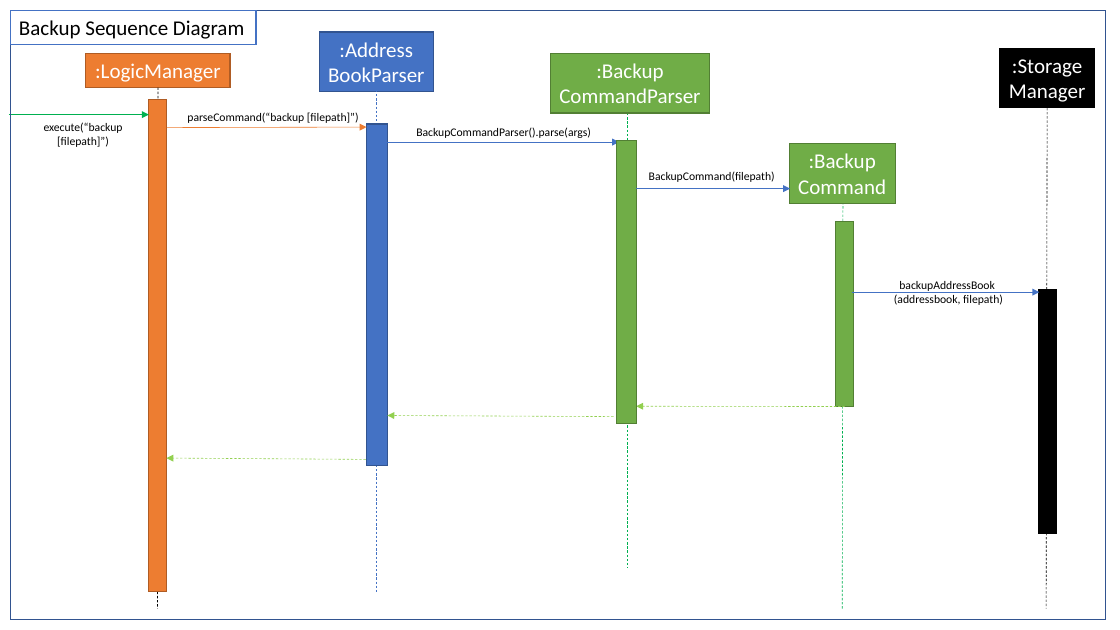
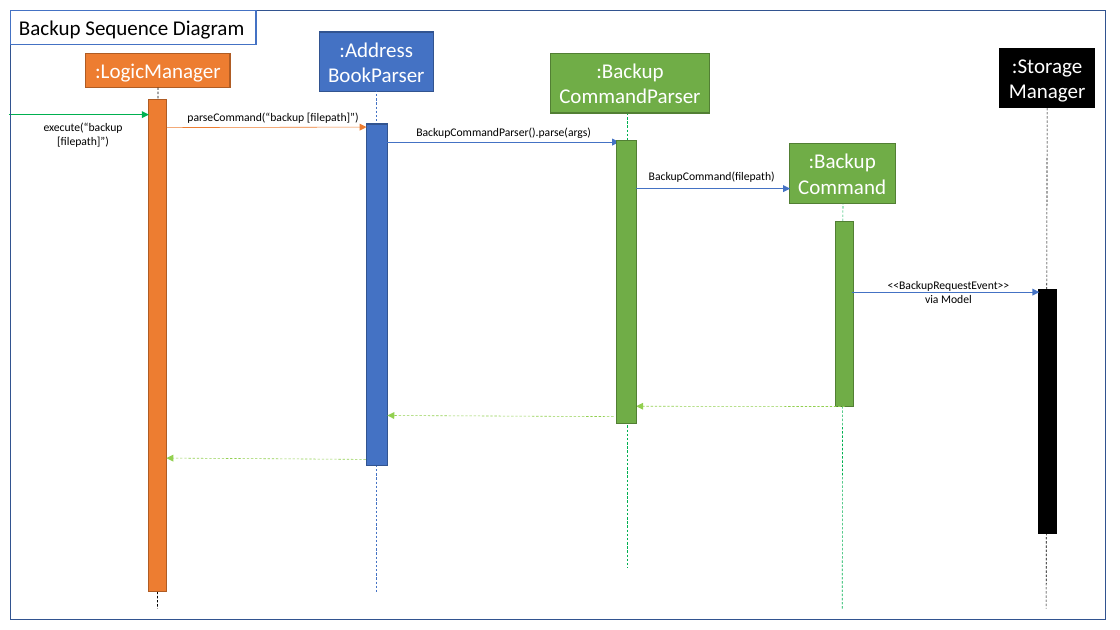
Before and after one commit to wangyiming1019/main, a slide deck: slide 1 of docs/diagrams/BackupCommandDiagrams.pptx. Drawn at 1120x630 pixels with LibreOffice and Linux fonts; fonts in the diff are those of the drawing. Boxes give left, top, right and bottom in pixels: in the first picture for what was removed or moved away, otherwise in the second. Text is boxed around its words. In the diff, an @@ line names an element or a change of style, - is before the commit and + after.

Commit message:
[DG] Updated backup and lock/unlock segments in DG

```diff
--- a/docs/diagrams/BackupCommandDiagrams.pptx
+++ b/docs/diagrams/BackupCommandDiagrams.pptx
@@ text at [888, 281, 1010, 303]: text changed @@
-backupAddressBook
-(addressbook, filepath)
+<<BackupRequestEvent>>
+via Model
```
Also in this commit, not shown: 2 other files.
